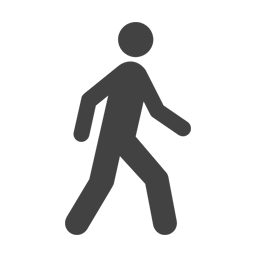
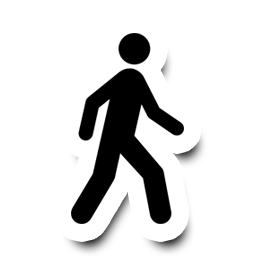
Layers edited between the first and the second (256, 256) image:
"Layer 1": opacity 74% → 100%, painted on it over (65, 22, 191, 235)
